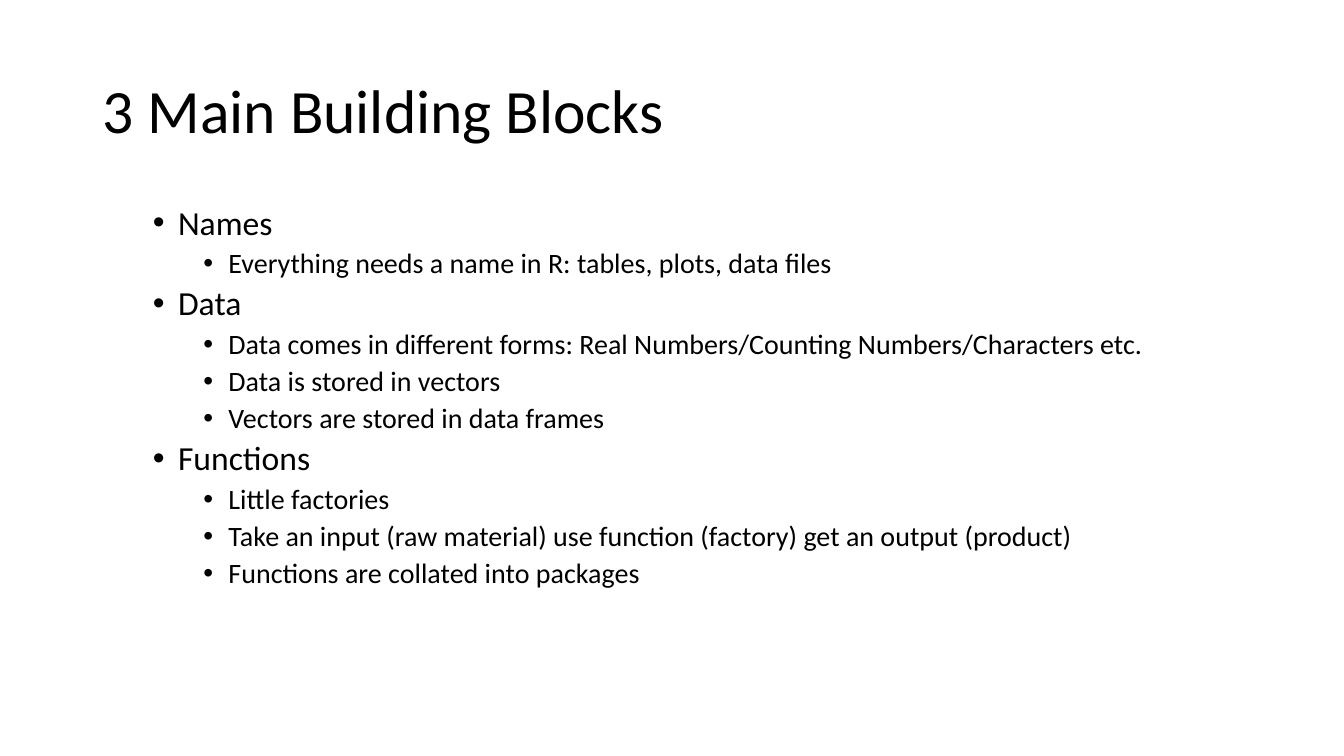
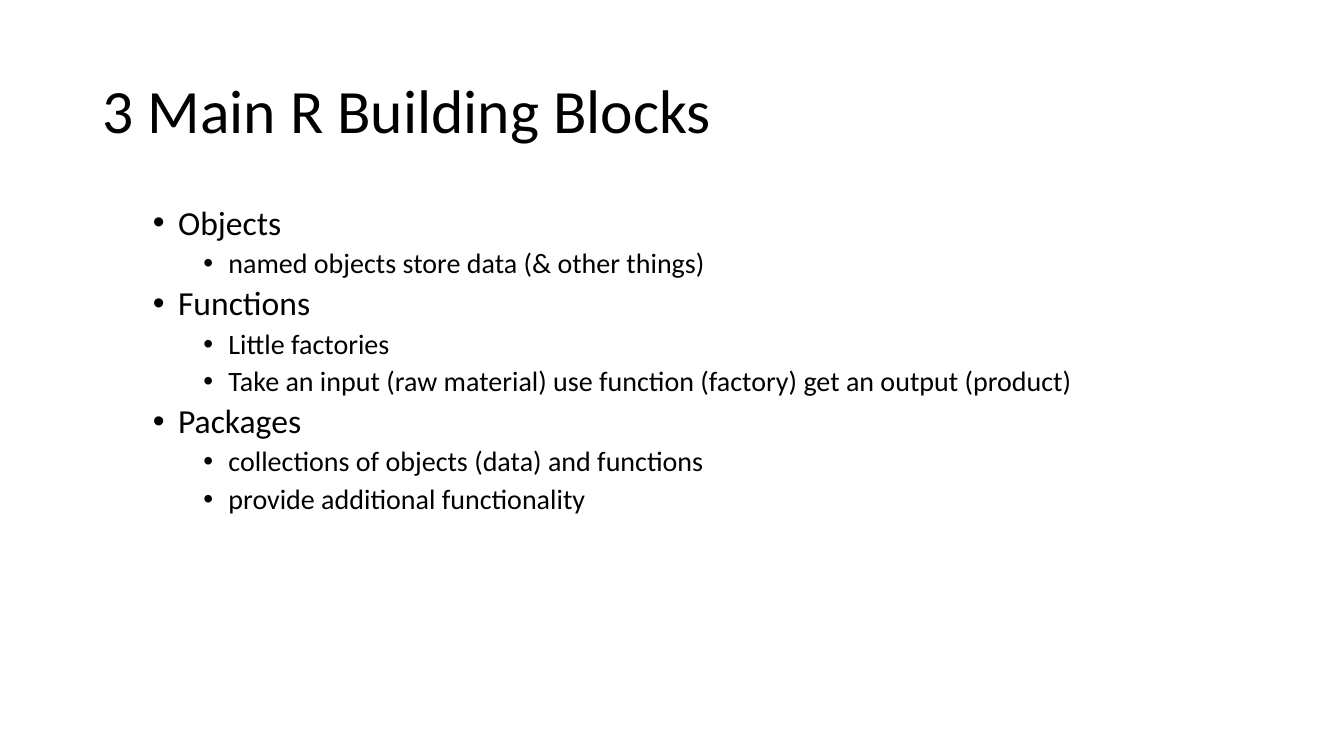
Before and after one commit to uclh-criu/learning-datascience, a slide deck: slide 12 of sessions/2-R-intro.pptx (slide 18 before the commit). Drawn at 1344x756 pixels with LibreOffice and Linux fonts; fonts in the diff are those of the drawing. Boxes give left, top, right and bottom in pixels: in the first picture for what was removed or moved away, otherwise in the second. Text is boxed around its words. In the diff, an @@ line names an element or a change of style, - is before the commit and + after.

```diff
--- a/sessions/2-R-intro.pptx
+++ b/sessions/2-R-intro.pptx
@@ title at <box>102,90,710,144</box>: text changed @@
-3 Main Building Blocks
+3 Main R Building Blocks
@@ text at <box>178,211,704,278</box>: text changed @@
-  • Names
-    • Everything needs a name in R: tables, plots, data files
-  • Data
-    • Data comes in different forms: Real Numbers/Counting Numbers/Characters etc.
-    • Data is stored in vectors
-    • Vectors are stored in data frames
+  • Objects
+    • named objects store data (& other things)
@@ text at <box>178,409,703,514</box>: text changed @@
-    • Functions are collated into packages
+  • Packages
+    • collections of objects (data) and functions
+    • provide additional functionality
```
Also in this commit, not shown: 10 other slides changed, 7 slides added, 12 slides removed, 7 other files.
